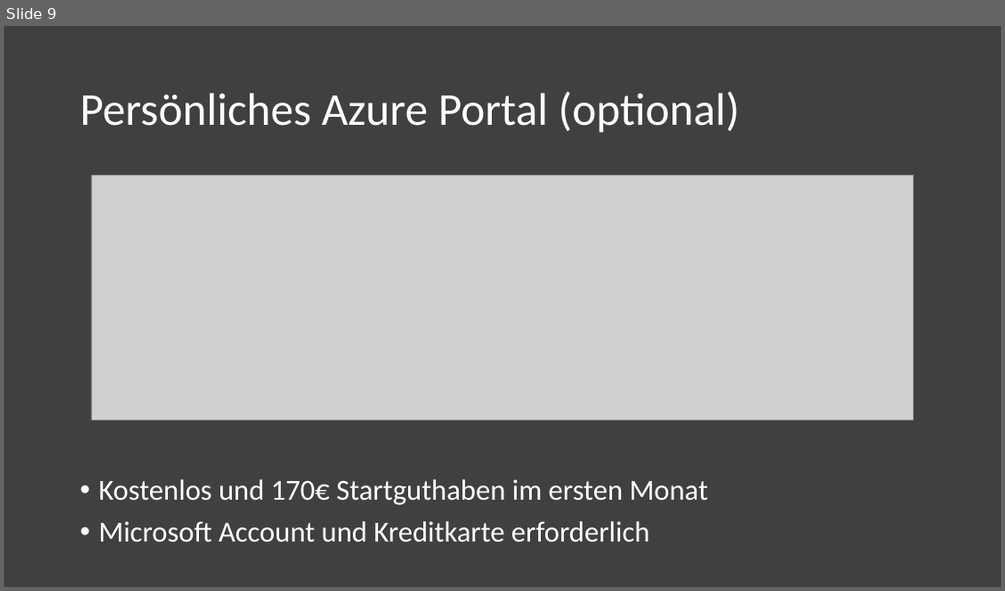
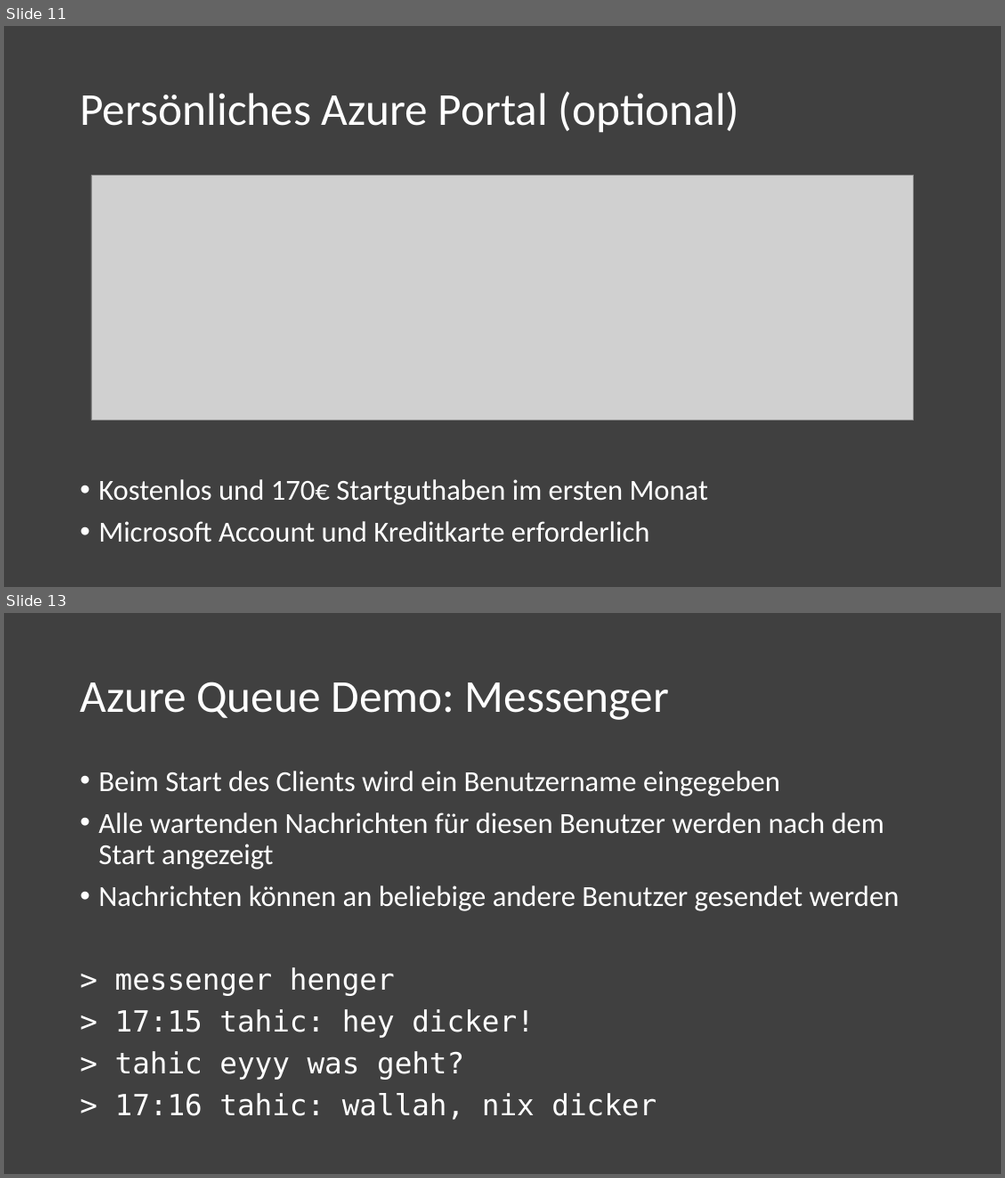
Before and after one commit to saschahenger/ma-workshop, a slide deck: workshop-slides/1-vorbereitung/workshop-1.pptx. Shown one above the other, each under a label of ours: slide 9 before the commit, slides 11 and 13 after it; the slides between them are not shown. The pictures are 1005x591 and 1005x1178 pixels, drawn with LibreOffice and Linux fonts; fonts in the diff are those of the drawing; grey boxes stand for pictures. Boxes give left, top, right and bottom in pixels: in the first picture for what was removed or moved away, otherwise in the second. Text is boxed around its words. In the diff, an @@ line names an element or a change of style, - is before the commit and + after.

Commit message:
Daten für ES Demo

```diff
--- a/workshop-slides/1-vorbereitung/workshop-1.pptx
+++ b/workshop-slides/1-vorbereitung/workshop-1.pptx
@@ slide 13 added at <box>4,613,1001,1174</box>, background #404040 @@
@@ title added at <box>80,682,669,720</box>, 44 pt, text #FFFFFF @@
+Azure Queue Demo: Messenger
@@ text added at <box>98,771,899,1119</box>, 28 pt, text #FFFFFF @@
+• Beim Start des Clients wird ein Benutzername eingegeben
+• Alle wartenden Nachrichten für diesen Benutzer werden nach dem Start angezeigt
+• Nachrichten können an beliebige andere Benutzer gesendet werden
+> messenger henger
+> 17:15 tahic: hey dicker!
+> tahic eyyy was geht?
+> 17:16 tahic: wallah, nix dicker
@@ what was slide 9 is now slide 11 @@
```
Also in this commit, not shown: 6 slides changed, 2 other slides added, 8 other files.
